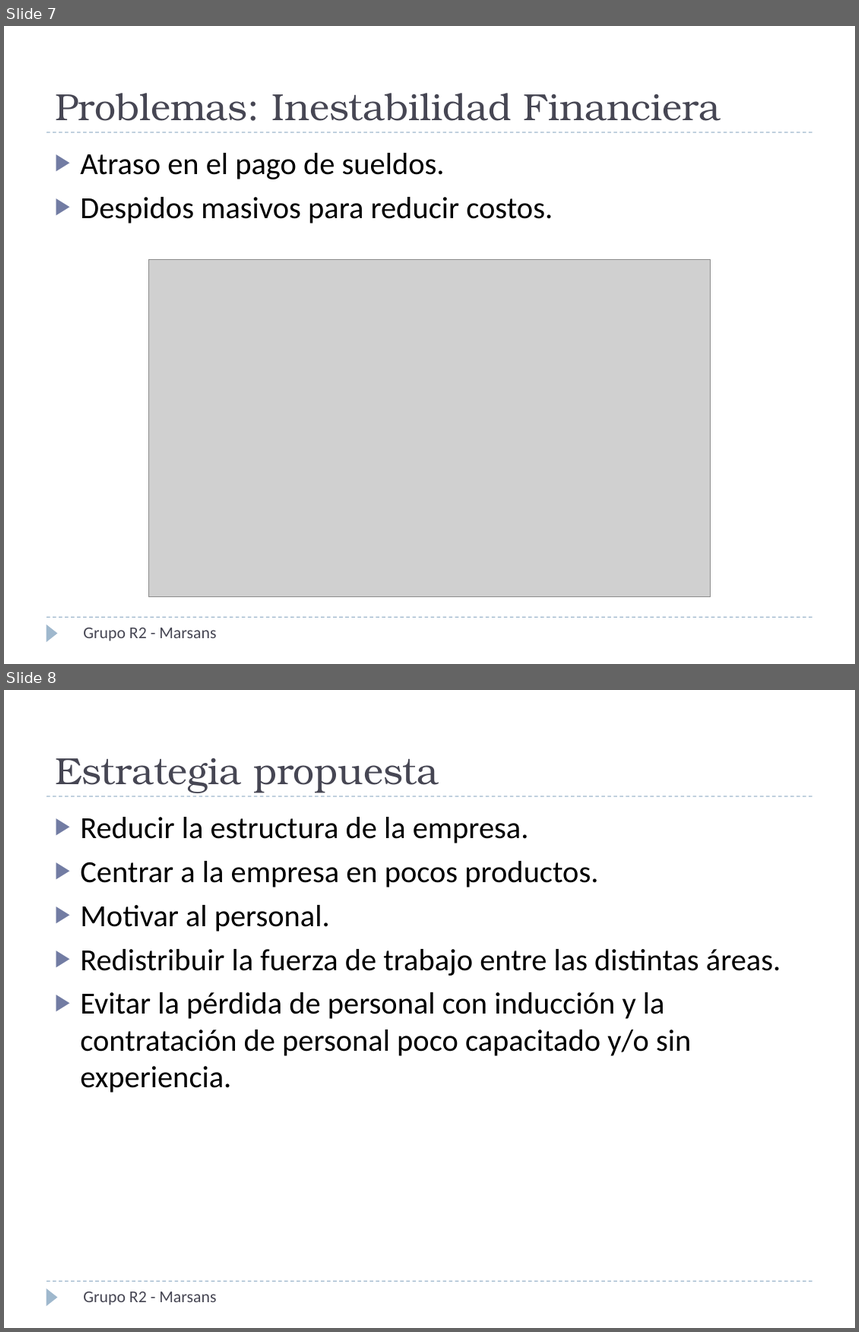
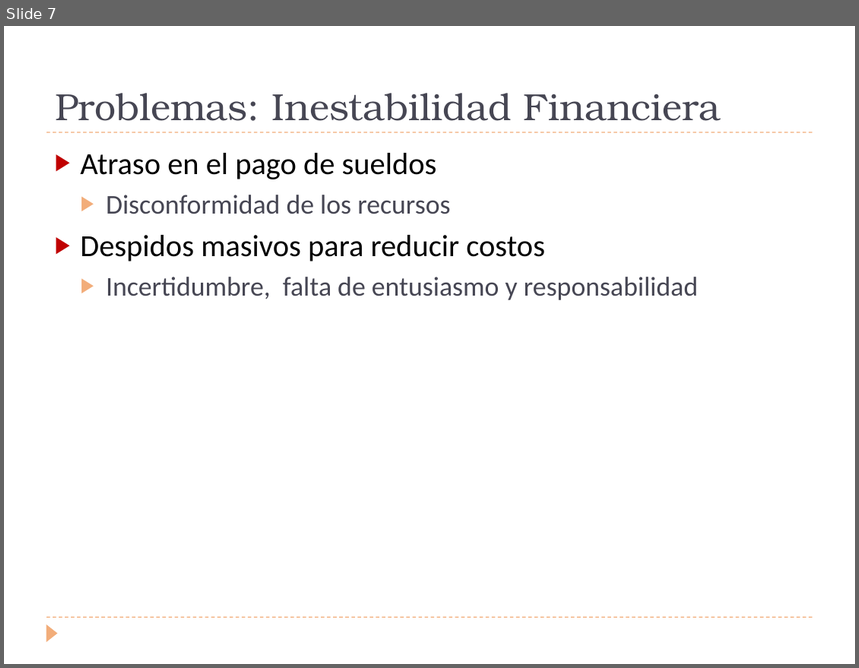
Before and after one commit to invernizzie/fiuba-grupoestrucorga, a slide deck: Trabajo Practico/Presentacion/Presentación1.ppt. Shown one above the other, each under a label of ours: slides 7 and 8 before the commit, slide 7 after it. The pictures are 859x1332 and 859x668 pixels, drawn with LibreOffice and Linux fonts; fonts in the diff are those of the drawing; grey boxes stand for pictures. Boxes give left, top, right and bottom in pixels: in the first picture for what was removed or moved away, otherwise in the second. Text is boxed around its words. In the diff, an @@ line names an element or a change of style, - is before the commit and + after.

```diff
--- a/Trabajo Practico/Presentacion/Presentación1.ppt
+++ b/Trabajo Practico/Presentacion/Presentación1.ppt
@@ slide 8 removed at (4, 690, 855, 1328), background #FFFFFF; not listed: 3 template elements that a slide beside it also shows @@
@@ title removed at (55, 758, 439, 793) @@
-Estrategia propuesta
@@ text removed at (80, 817, 781, 1093) @@
-▶ Reducir la estructura de la empresa.
-▶ Centrar a la empresa en pocos productos.
-▶ Motivar al personal.
-▶ Redistribuir la fuerza de trabajo entre las distintas áreas.
-▶ Evitar la pérdida de personal con inducción y la contratación de personal poco capacitado y/o sin experiencia.
@@ text removed at (83, 1292, 216, 1306) @@
-Grupo R2 - Marsans
@@ slide 7 changed as well @@
@@ line (47, 132) - (813, 132): stroke #9FB8CD 0.74 pt dashed to #F2AD7A 0.74 pt dashed @@
@@ text at (80, 153, 698, 300): text changed; size 26 to 23 pt; text colour #000000 to #464653 @@
-▶ Atraso en el pago de sueldos.
-▶ Despidos masivos para reducir costos.
+▶ Atraso en el pago de sueldos
+  ▶ Disconformidad de los recursos
+▶ Despidos masivos para reducir costos
+  ▶ Incertidumbre, falta de entusiasmo y responsabilidad
@@ picture removed at (148, 260, 711, 598) @@
@@ line (47, 617) - (813, 617): stroke #9FB8CD 0.74 pt dashed to #F2AD7A 0.74 pt dashed @@
@@ triangle at (47, 624, 58, 642): fill #9FB8CD to #F2AD7A @@
@@ text removed at (83, 628, 216, 642) @@
-Grupo R2 - Marsans
```
Also in this commit, not shown: 4 other slides changed, 6 slides added, 7 other slides removed, 3 other files.
